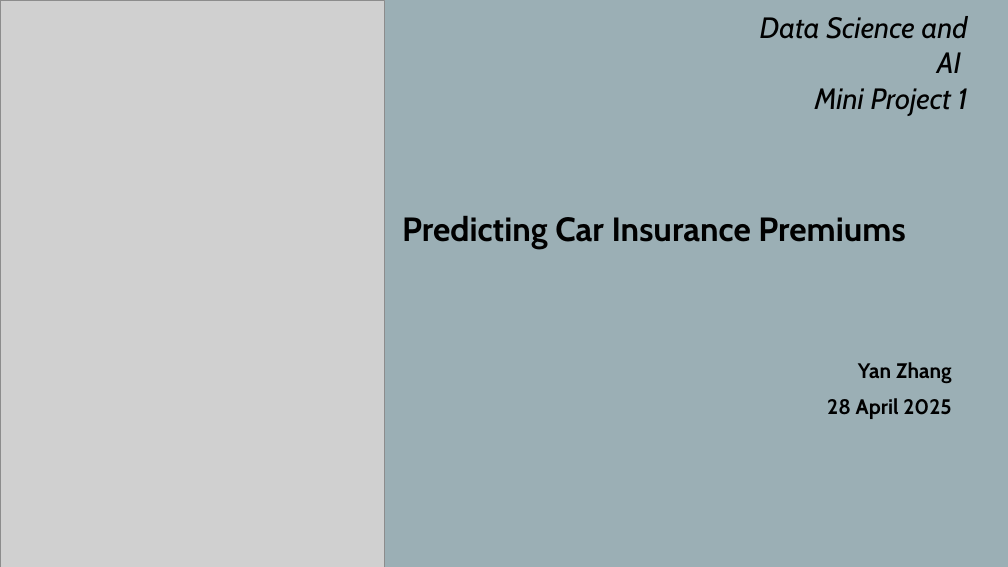
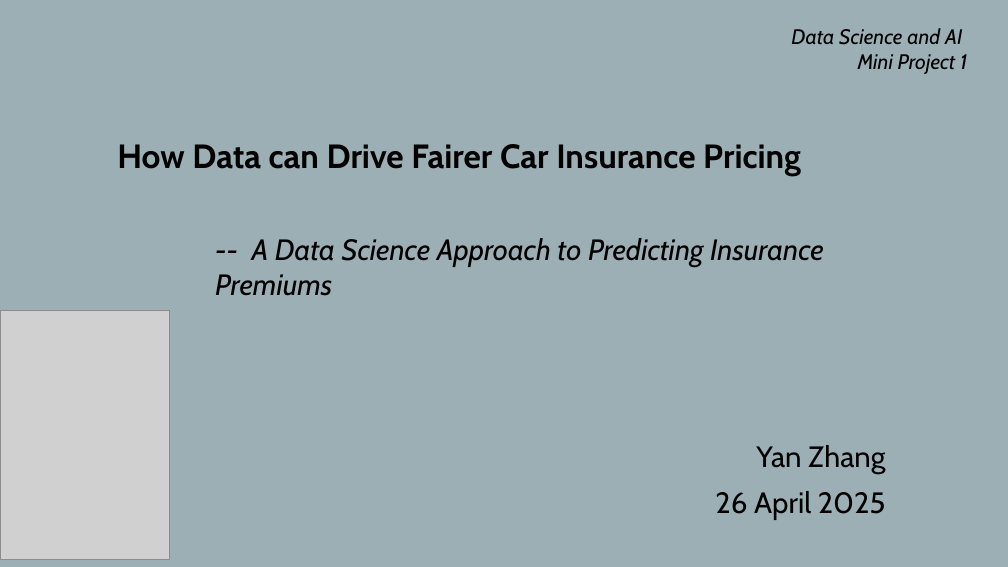
Before and after one commit to Yan1702/IOD17Feb, a slide deck: slide 1 of MiniProject1/MiniProject1_Presentation.pptx. Drawn at 1008x567 pixels with LibreOffice and Linux fonts; fonts in the diff are those of the drawing; grey boxes stand for pictures. Boxes give left, top, right and bottom in pixels: in the first picture for what was removed or moved away, otherwise in the second. Text is boxed around its words. In the diff, an @@ line names an element or a change of style, - is before the commit and + after.

Commit message:
update MiniProject1.ipynb MiniProject1_Presentation.pptx

```diff
--- a/MiniProject1/MiniProject1_Presentation.pptx
+++ b/MiniProject1/MiniProject1_Presentation.pptx
@@ text "Data Science and AI": place and size @@
-text "Data Science and AI" at [760,16,968,116]
+text "Data Science and AI" at [791,28,967,74]
@@ text "Data Science and AI" at [791,28,967,74]: size 28 to 20 pt @@
@@ text at [117,144,801,176]: text changed @@
-Predicting Car Insurance Premiums
+How Data can Drive Fairer Car Insurance Pricing
@@ text added at [215,238,824,296], 28 pt, text #000000, italic @@
+-- A Data Science Approach to Predicting Insurance Premiums
@@ picture: place and size @@
-picture at [0,0,385,567]
+picture at [0,310,169,560]
@@ subtitle "Yan Zhang": place and size @@
-subtitle "Yan Zhang" at [827,362,952,419]
+subtitle "Yan Zhang" at [715,445,886,520]
@@ subtitle at [756,445,885,475]: size 20 to 28 pt, bold off in "Yan Zhang" @@
@@ subtitle at [715,491,886,520]: text changed; size 20 to 28 pt; bold off @@
-28 April 2025
+26 April 2025
```
Also in this commit, not shown: 8 other slides changed, 1 other file.
